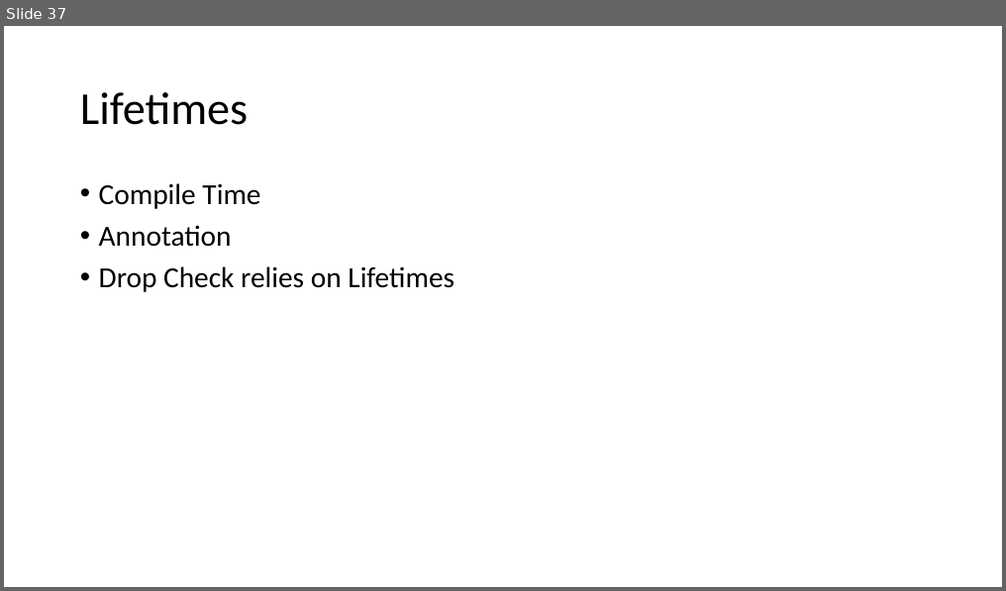
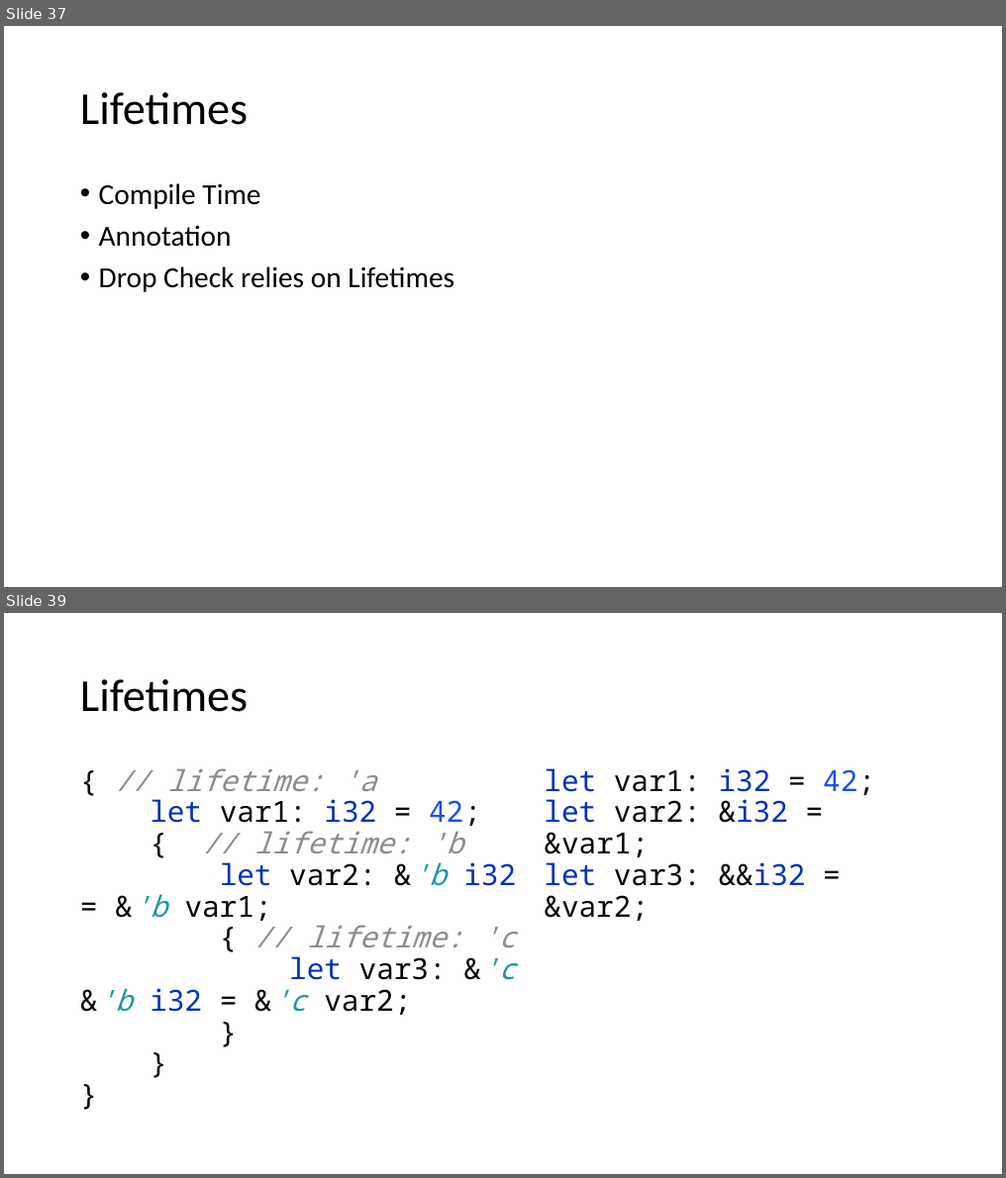
Before and after one commit to kugushev/course-rust-basics, a slide deck: src/02-Ownership/02-Ownership.pptx. Shown one above the other, each under a label of ours: slide 37 before the commit, slides 37 and 39 after it; the slides between them are not shown. The pictures are 1006x591 and 1006x1178 pixels, drawn with LibreOffice and Linux fonts; fonts in the diff are those of the drawing. Boxes give left, top, right and bottom in pixels: in the first picture for what was removed or moved away, otherwise in the second. Text is boxed around its words. In the diff, an @@ line names an element or a change of style, - is before the commit and + after.

```diff
--- a/src/02-Ownership/02-Ownership.pptx
+++ b/src/02-Ownership/02-Ownership.pptx
@@ slide 39 added at (4,613,1002,1174), background #FFFFFF @@
@@ title added at (80,679,248,712), 44 pt, text #000000 @@
+Lifetimes
@@ text added at (97,768,516,1015), 28 pt, text #8C8C8C @@
+{ // lifetime: 'a
+let var1: i32 = 42;
+{ // lifetime: 'b
+let var2: &'b i32 = &'b var1;
+{ // lifetime: 'c
+let var3: &'c &'b i32 = &'c var2;
+}
+}
+}
@@ text added at (544,768,875,921), 28 pt, text #000000 @@
+let var1: i32 = 42;
+let var2: &i32 = &var1;
+let var3: &&i32 = &var2;
```
Also in this commit, not shown: 7 slides changed, 12 other slides added, 1 other file.
